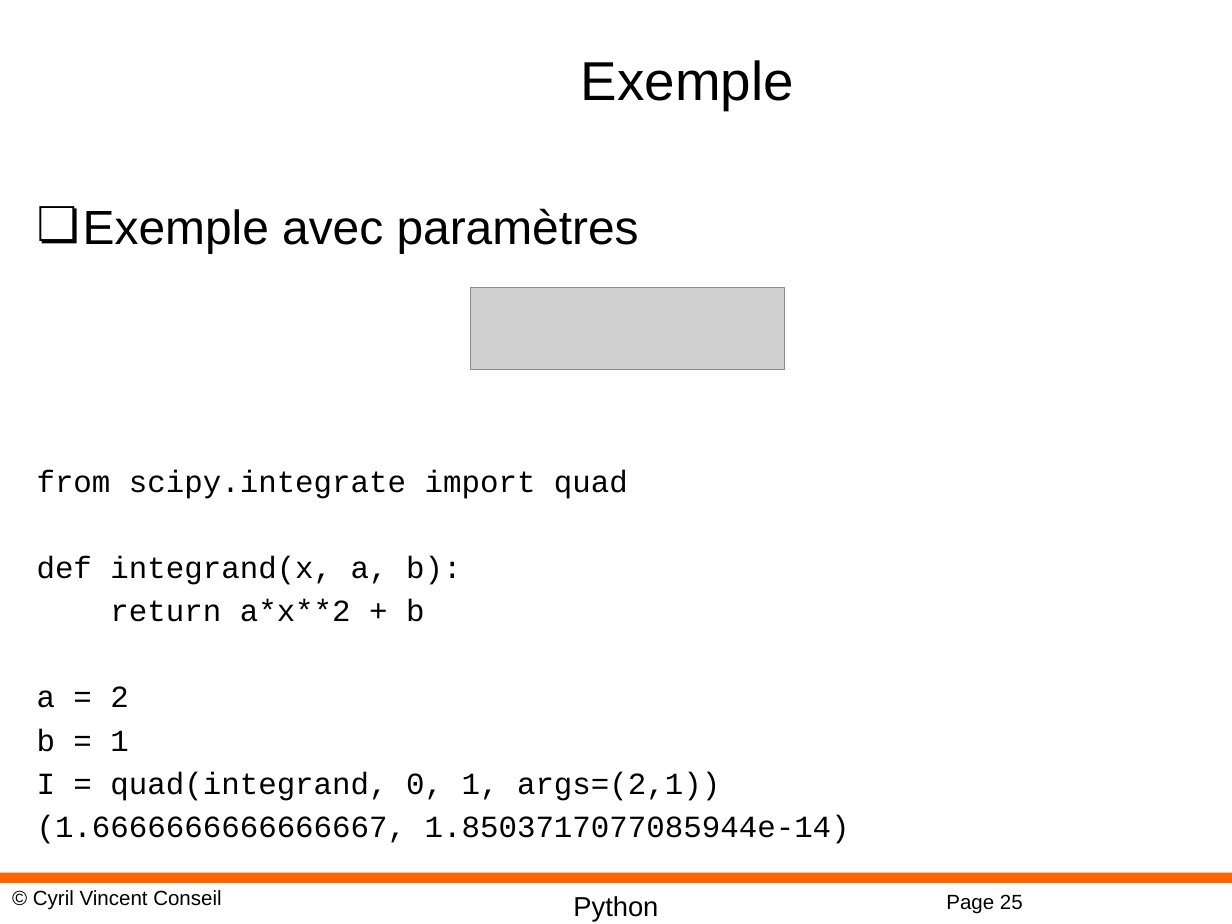
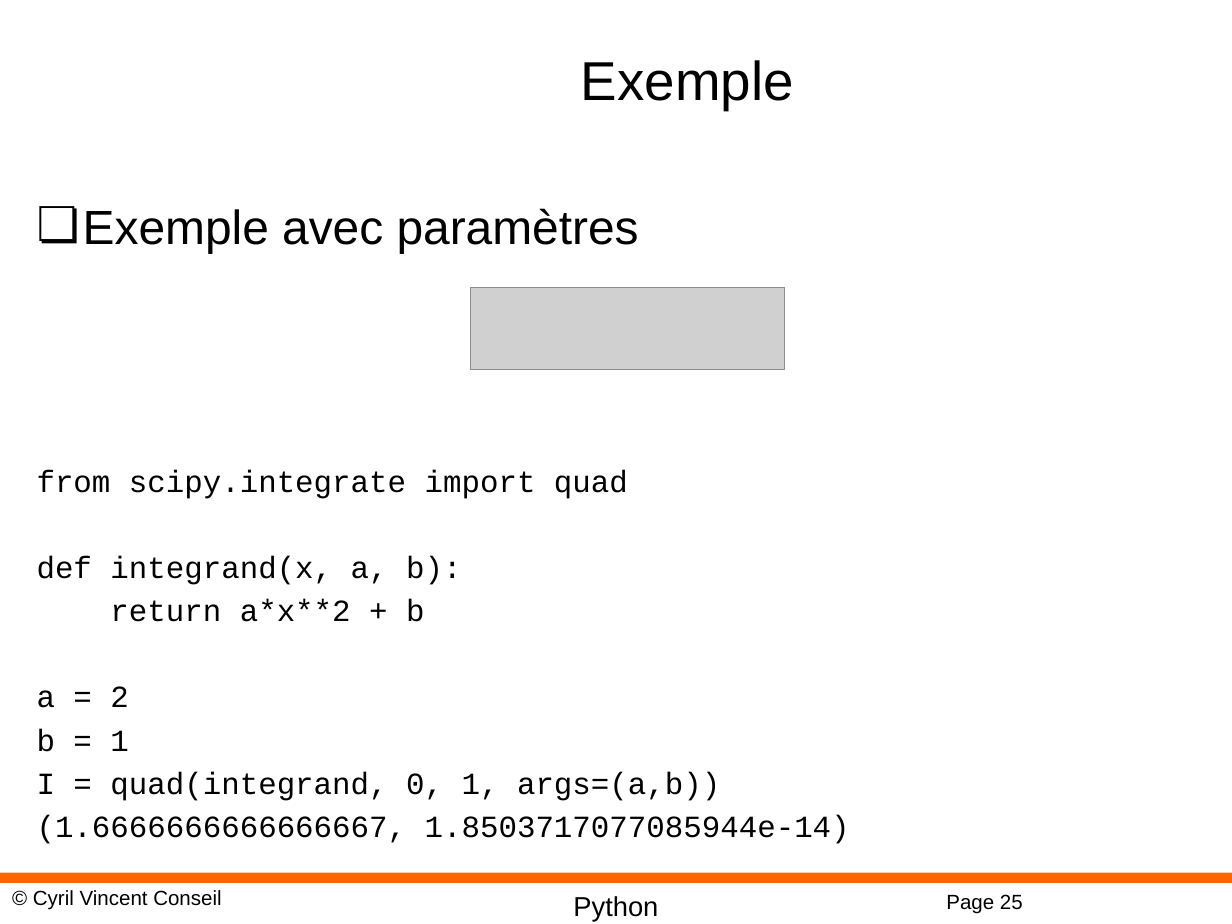
Before and after one commit to cyrilvincent/math, a slide deck: slide 25 of ppt/PythonMath10-Scipy.pptx. Drawn at 1232x924 pixels with LibreOffice and Linux fonts; fonts in the diff are those of the drawing; grey boxes stand for pictures; background and template pictures are left out. Boxes give left, top, right and bottom in pixels: in the first picture for what was removed or moved away, otherwise in the second. Text is boxed around its words. In the diff, an @@ line names an element or a change of style, - is before the commit and + after.

```diff
--- a/ppt/PythonMath10-Scipy.pptx
+++ b/ppt/PythonMath10-Scipy.pptx
@@ text at <box>37,772,720,801</box>: text changed @@
-I = quad(integrand, 0, 1, args=(2,1))
+I = quad(integrand, 0, 1, args=(a,b))
```
Also in this commit, not shown: 1 other slide changed, 1 other file.
